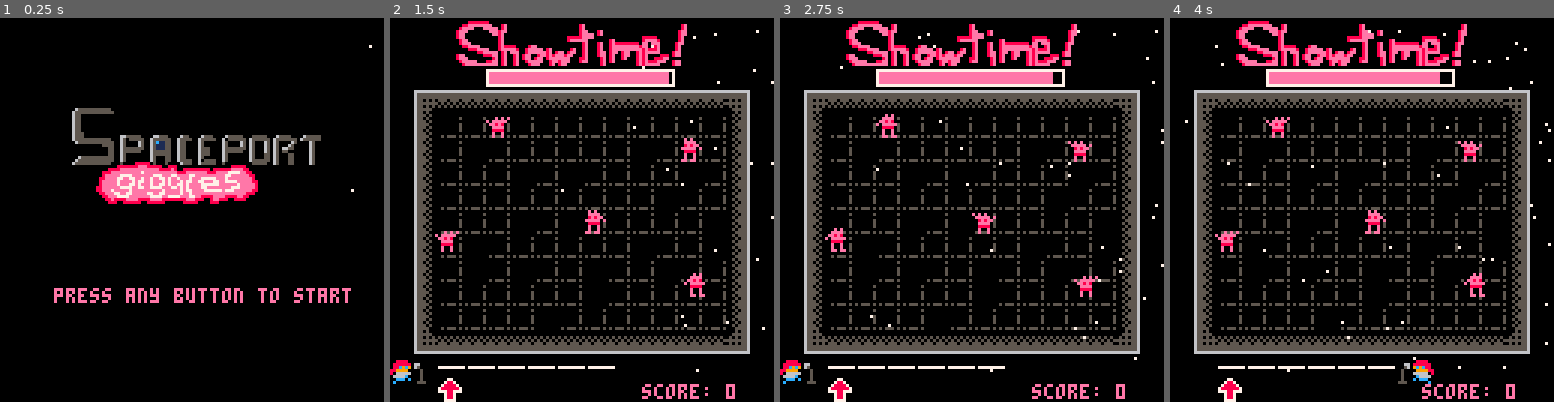
Above: before the commit, frames 1-4 (left to right).
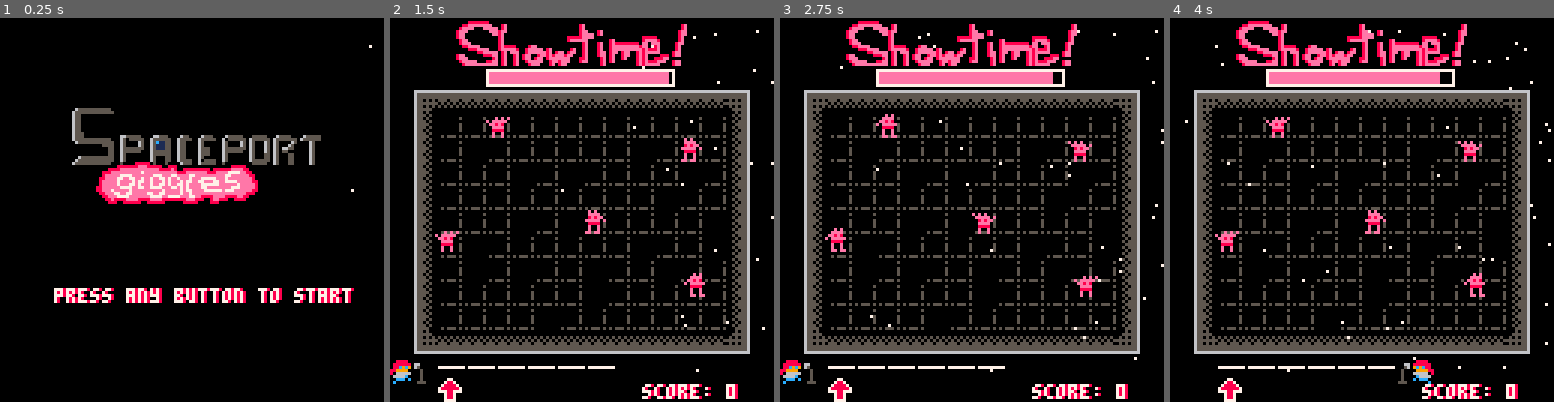
Above: after the commit, the same moments.

Repository: kitasuna/ggj2024
Game: PICO-8 cartridge main.p8
Two runs of this game, one before a commit and one after it. Both use one fixed random seed, a clock stepped at 60 frames per second and the inputs below.
Inputs:
- Up to frame 1 (0.25 s): no input
- Up to frame 2 (1.5 s): tap X (X key) at 0.33, 1.07 s; tap O (Z key) at 0.7 s
- Up to frame 3 (2.75 s): hold Right 1.6-2.1 s; tap O (Z key) at 1.7, 2.1, 2.5 s; tap X (X key) at 1.85 s; hold Up 2.15-2.42 s; hold Right from 2.47 s (still down)
- Up to frame 4 (4 s): tap O (Z key) at 2.9, 3.3, 3.7 s; tap X (X key) at 2.97 s; release Right at 3.03 s; hold Left 3.08-3.58 s; hold Down 3.63-3.97 s

The runs differ from the first frame. In frame 1, 2.1% of the frame differs, in the area x 14-93%, y 70-75%; in frame 2, 0.6%; in frame 3, 0.6%; in frame 4, 0.6%.

Commit message:
EOD Sunday

Diff:
--- a/_game.lua
+++ b/_game.lua
@@ -32,7 +32,7 @@
   -- 60 px wide
   rectfill(33,18,93 - (SHOWTIME_TIMER - _showtime_current_timer),21,14)
 
-  print("score: ".._score, 84, 122)
+  dshad("score: ".._score, 84, 122, 7, 8)
   palt()
 end
 
@@ -58,8 +58,8 @@
   -- 60 px wide
   rectfill(33,18,93 - (SHOWTIME_TIMER - _showtime_remaining_timer),21,14)
 
-  print("press ❎ or 🅾️ ", 30, 115, 14)
-  print("to start showtime!", 30, 121, 14)
+  dshad("press ❎ or 🅾️ ", 30, 115, 7, 8)
+  dshad("to start showtime!", 30, 121, 7, 8)
 
   foreach(fx.parts, function(p)
     p:draw()
@@ -73,10 +73,10 @@
 
   palt(11, true)
 
-  print("bravo!", 48, 32, 14)
-  print("score: ".._score, 48, 40, 14)
-
-  print("grammar solution!", 32, 72, 12)
+  dshad("bravo!", 48, 32, 7, 8)
+  dshad("score: ".._score, 48, 40, 7, 8)
+
+  dshad("grammar solution!", 32, 72, 12, 1)
   gs[1]:explain(32, 82)
 
   palt()
@@ -225,7 +225,7 @@
     pset(v.x, v.y, 7)
   end
   map(20,0,24,30,11,4)
-  print("press any button to start", 18, 90, 14)
+  dshad("press any button to start", 18, 90, 7, 8)
 
 end
 
@@ -266,3 +266,8 @@
   printh("new state: "..new_state)
 
 end
+
+function dshad(str, x, y, clr_main, clr_shad)
+  print(str, x+1, y, clr_shad)
+  print(str, x, y, clr_main)
+end
--- a/baddies.lua
+++ b/baddies.lua
@@ -39,7 +39,7 @@
           offset_x = rnd(4) - 2
           offset_y = rnd(4) - 2
         end
-        print(v.reaction, v.x + 5 + offset_x, v.y - 5 + offset_y, 7)
+        print(v.reaction, v.x + 5 + offset_x, v.y - 5 + offset_y, 14)
       end
     end
   end,
--- a/gram.lua
+++ b/gram.lua
@@ -41,9 +41,9 @@
       printh("self.p3: "..self.parts[3][1]..","..self.parts[3][2])
     end,
     explain = function(self, x, y)
-      print("first: "..self.parts[1][1].." or "..self.parts[1][2], x, y)
-      print("second: "..self.parts[2][1].." or "..self.parts[2][2], x, y+10)
-      print("third: "..self.parts[3][1].." or "..self.parts[3][2], x, y+20)
+      dshad("first: "..self.parts[1][1].." or "..self.parts[1][2], x, y, 12, 1)
+      dshad("second: "..self.parts[2][1].." or "..self.parts[2][2], x, y+10, 12, 1)
+      dshad("third: "..self.parts[3][1].." or "..self.parts[3][2], x, y+20, 12, 1)
     end
   }
 }
